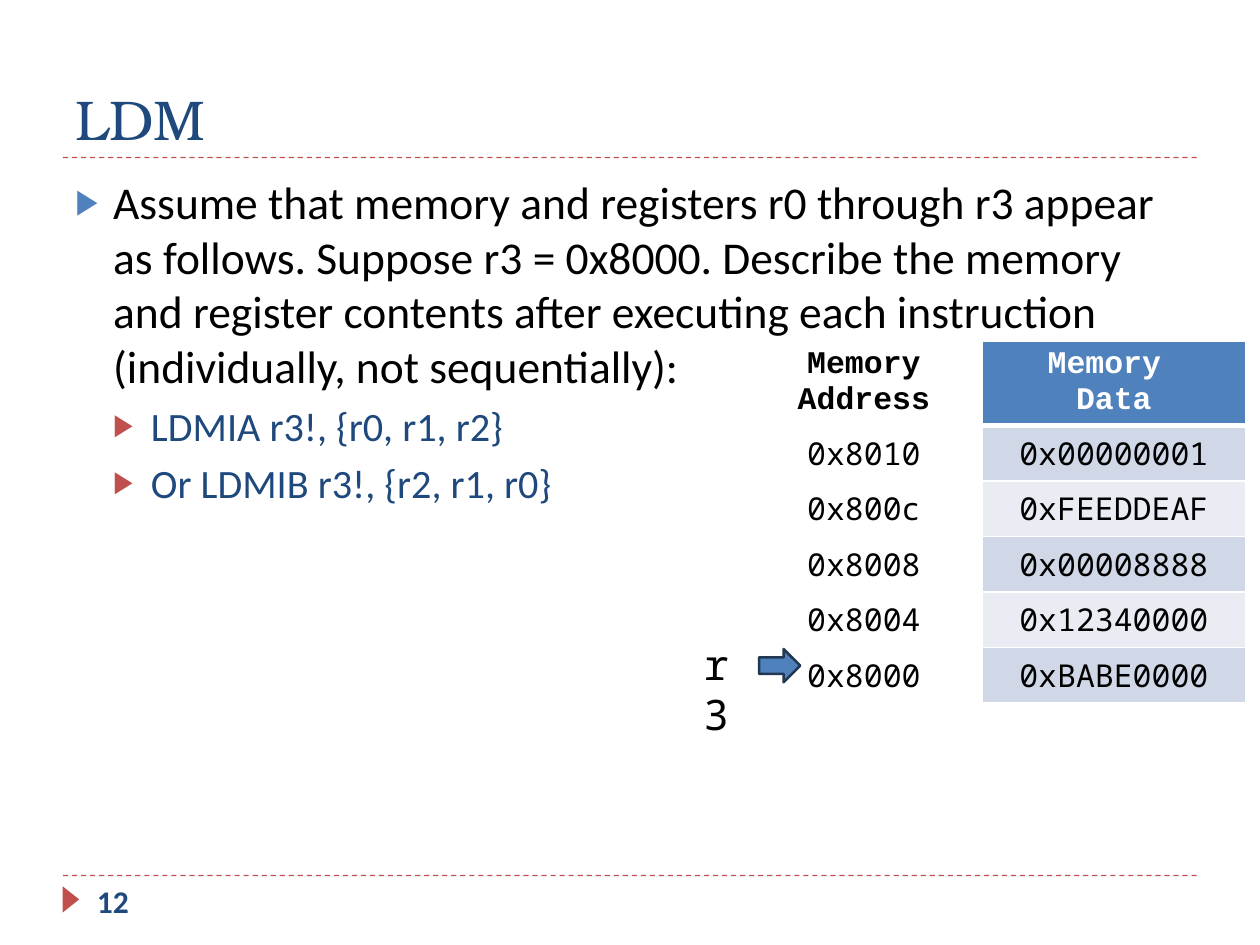
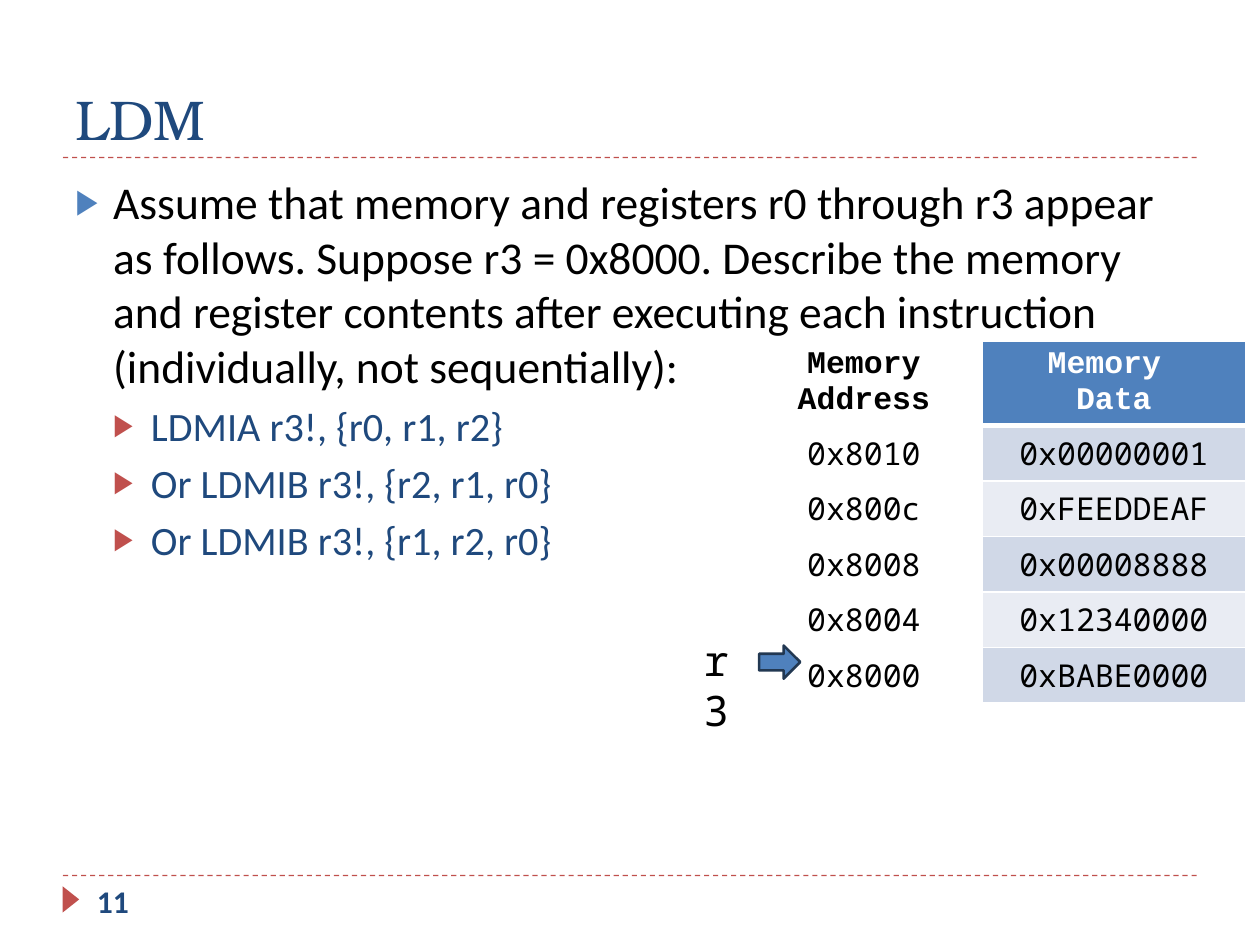
Before and after one commit to guhofstra/CSC111Fa25, a slide deck: slide 11 of PPTs/Ch5_ARM_Load_Store_Exercises.pptx (slide 12 before the commit). Drawn at 1260x945 pixels with LibreOffice and Linux fonts; fonts in the diff are those of the drawing. Boxes give left, top, right and bottom in pixels: in the first picture for what was removed or moved away, otherwise in the second. Text is boxed around its words. In the diff, an @@ line names an element or a change of style, - is before the commit and + after.

```diff
--- a/PPTs/Ch5_ARM_Load_Store_Exercises.pptx
+++ b/PPTs/Ch5_ARM_Load_Store_Exercises.pptx
@@ text at (x1=151, y1=526, x2=551, y2=561): paragraph added @@
+  ▶ Or LDMIB r3!, {r1, r2, r0}
@@ text "r3" moved from (x1=692, y1=633, x2=766, y2=696) to (x1=692, y1=629, x2=766, y2=692) @@
@@ right arrow moved from (x1=759, y1=649, x2=800, y2=682) to (x1=759, y1=645, x2=800, y2=678) @@
@@ page number at (x1=97, y1=892, x2=129, y2=913): text changed @@
-12
+11
```
Also in this commit, not shown: 11 other slides changed, 1 slide removed, 3 other files.
